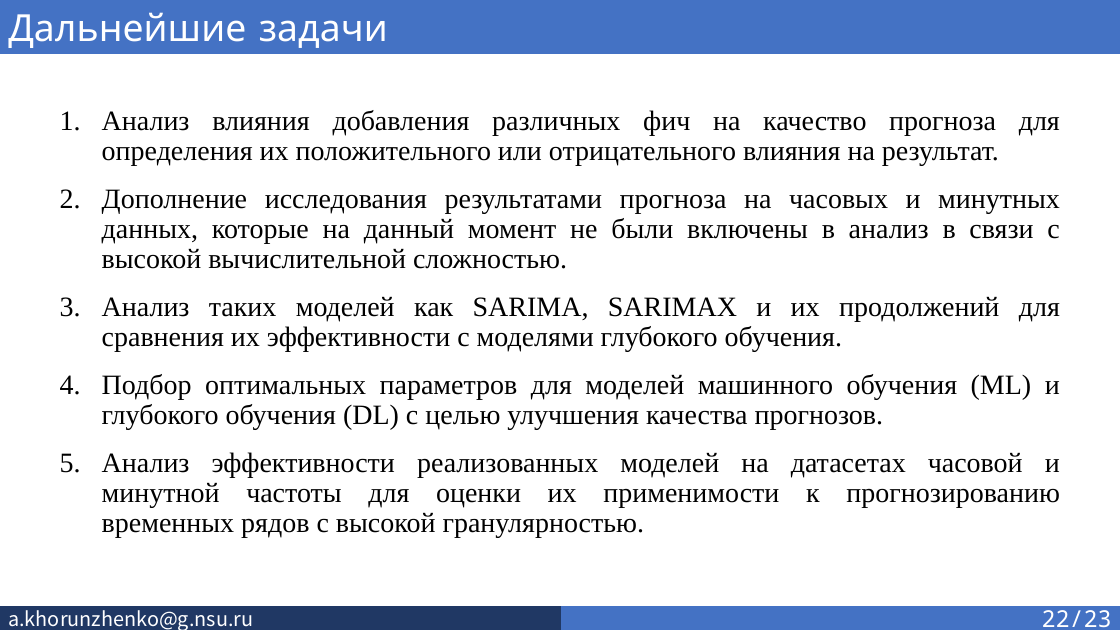
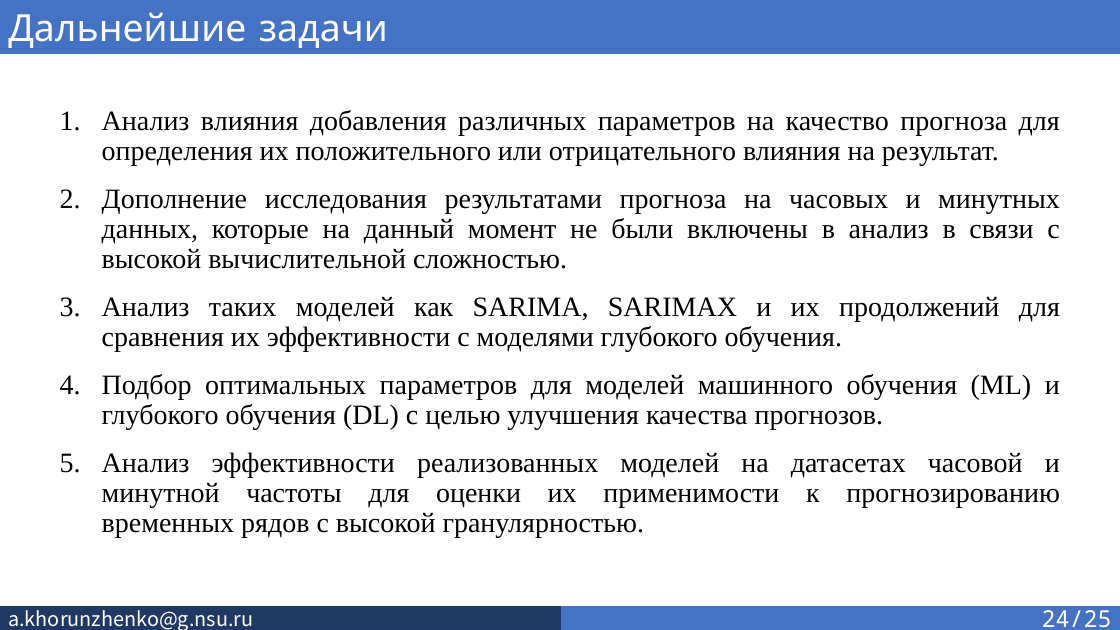
Before and after one commit to SkivHisink/MasterWork, a slide deck: slide 24 of Text/Хорунженко_презентация_4_сем.pptx (slide 22 before the commit). Drawn at 1120x630 pixels with LibreOffice and Linux fonts; fonts in the diff are those of the drawing. Boxes give left, top, right and bottom in pixels: in the first picture for what was removed or moved away, otherwise in the second. Text is boxed around its words. In the diff, an @@ line names an element or a change of style, - is before the commit and + after.

Commit message:
Added results
Added result table
Fixed text
Fixed presentation

```diff
--- a/Text/Хорунженко_презентация_4_сем.pptx
+++ b/Text/Хорунженко_презентация_4_сем.pptx
@@ text at <box>102,110,1060,165</box>: text changed @@
-1. Анализ влияния добавления различных фич на качество прогноза для определения их положительного или отрицательного влияния на результат.
+1. Анализ влияния добавления различных параметров на качество прогноза для определения их положительного или отрицательного влияния на результат.
@@ text in rectangle at <box>1042,610,1112,627</box>: text changed @@
-22/23
+24/25
```
Also in this commit, not shown: 22 other slides changed, 2 slides added, 4 other files.
